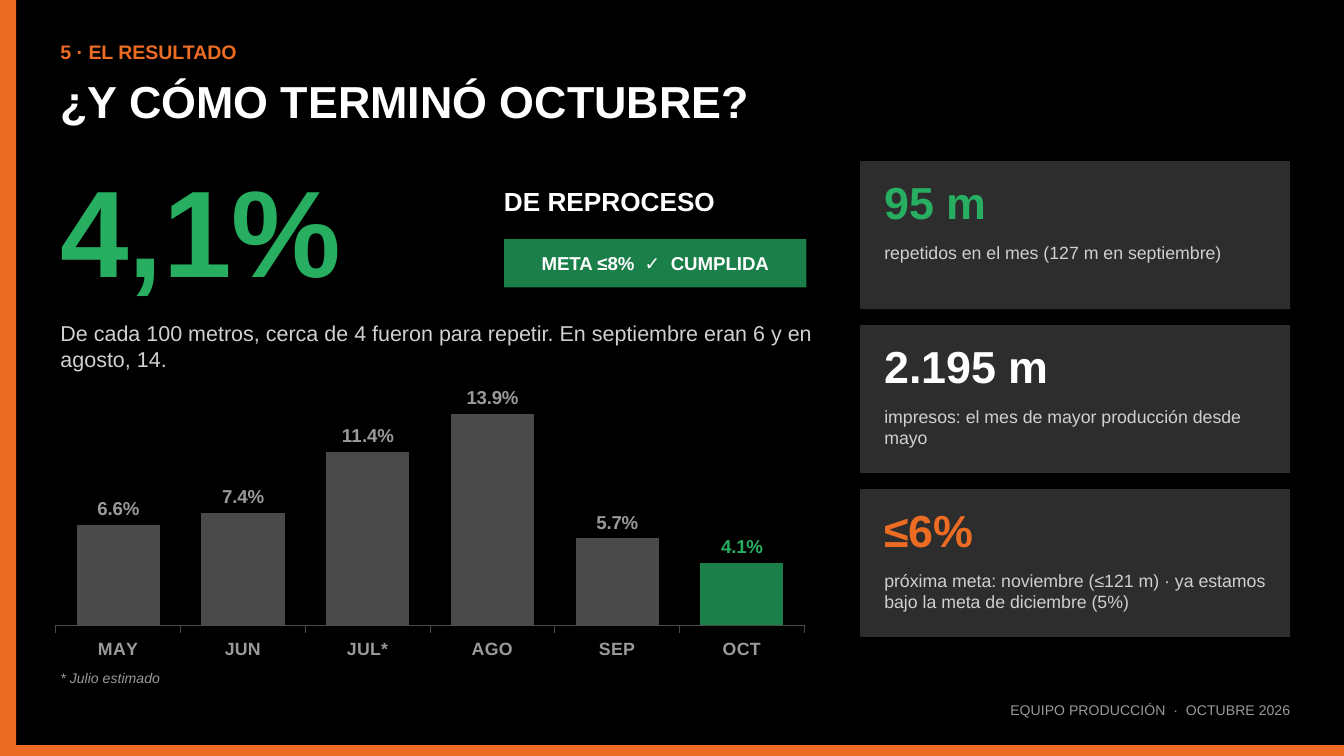
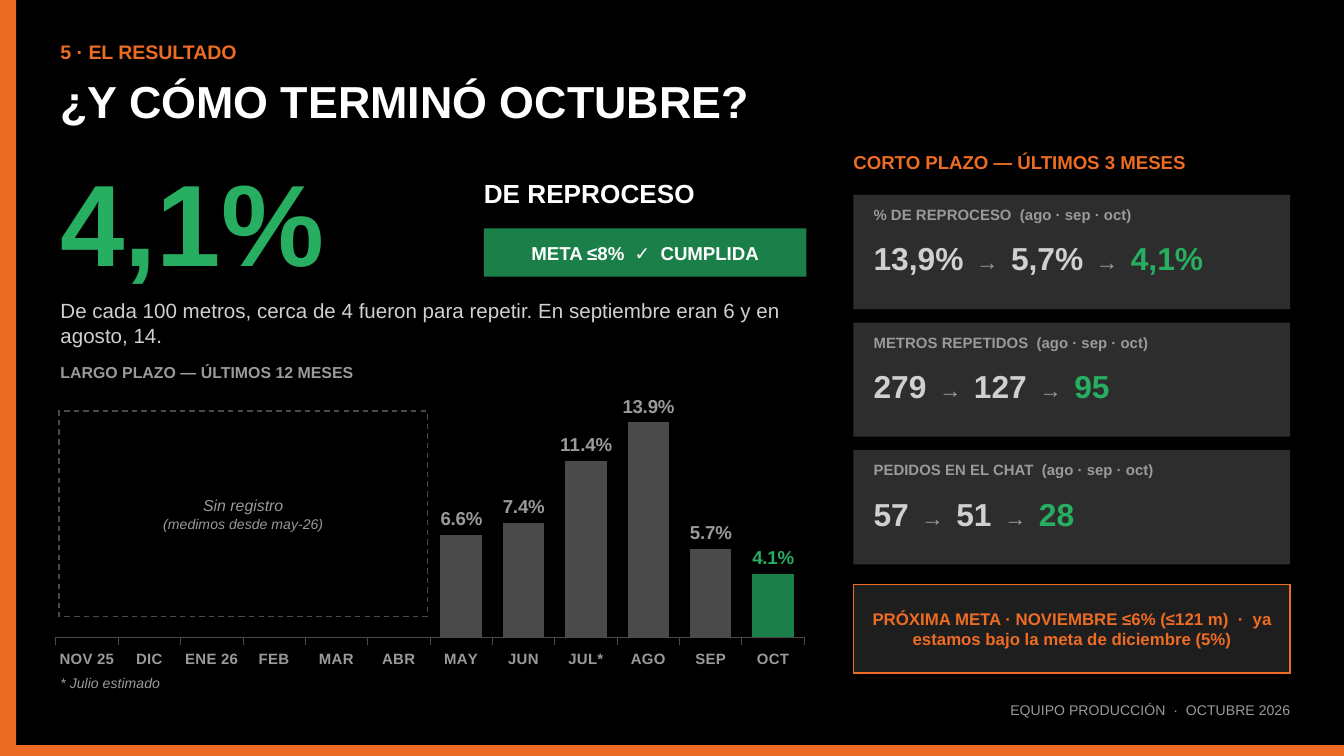
Before and after one commit to seanduarteu-cyber/PRODUCCION-PLAYMAKER, a slide deck: slide 6 of PMK_Equipo_Octubre2026.pptx. Drawn at 1344x756 pixels with LibreOffice and Linux fonts; fonts in the diff are those of the drawing. Boxes give left, top, right and bottom in pixels: in the first picture for what was removed or moved away, otherwise in the second. Text is boxed around its words. In the diff, an @@ line names an element or a change of style, - is before the commit and + after.

```diff
--- a/PMK_Equipo_Octubre2026.pptx
+++ b/PMK_Equipo_Octubre2026.pptx
@@ text "4,1%" at (x1=60, y1=185, x2=324, y2=284): size 66 to 62 pt @@
@@ text "DE REPROCESO" moved from (x1=504, y1=192, x2=715, y2=212) to (x1=484, y1=184, x2=694, y2=204) @@
@@ text at (x1=853, y1=154, x2=1185, y2=170): text changed; size 9.5 to 10 pt; text colour #D0D0D0 to #ED6C23; bold on @@
-repetidos en el mes (127 m en septiembre)
+CORTO PLAZO — ÚLTIMOS 3 MESES
@@ rectangle resized from (x1=860, y1=325, x2=1290, y2=473) to (x1=853, y1=195, x2=1290, y2=309) @@
@@ text removed at (x1=884, y1=188, x2=986, y2=220) @@
-95 m
@@ text added at (x1=891, y1=209, x2=1131, y2=223), 8 pt, text #9A9A9A, bold @@
+% DE REPROCESO (ago · sep · oct)
@@ rectangle "META ≤8% ✓ CUMPLIDA" resized from (x1=504, y1=239, x2=806, y2=288) to (x1=484, y1=228, x2=806, y2=277) @@
@@ text added at (x1=874, y1=248, x2=1203, y2=275), 17 pt, text #D0D0D0, bold @@
+13,9% → 5,7% → 4,1%
@@ text "De cada 100 metros, cerca ..." moved from (x1=60, y1=325, x2=812, y2=372) to (x1=60, y1=303, x2=779, y2=348) @@
@@ text "De cada 100 metros, cerca ..." at (x1=60, y1=303, x2=779, y2=348): size 11.5 to 11 pt @@
@@ rectangle resized from (x1=860, y1=489, x2=1290, y2=637) to (x1=853, y1=323, x2=1290, y2=437) @@
@@ text added at (x1=874, y1=337, x2=1148, y2=351), 8 pt, text #9A9A9A, bold @@
+METROS REPETIDOS (ago · sep · oct)
@@ text removed at (x1=884, y1=351, x2=1049, y2=384) @@
-2.195 m
@@ column chart at (x1=40, y1=384, x2=820, y2=673) @@
-categories: MAY, JUN, JUL*, AGO, SEP, OCT
+categories: NOV 25, DIC, ENE 26, FEB, MAR, ABR, MAY, JUN, JUL*, AGO, SEP, OCT
-Series 1: 6.6, 7.4, 11.4, 13.9, 5.7, 4.1
+Series 1: -, -, -, -, -, -, 6.6, 7.4, 11.4, 13.9, 5.7, 4.1
@@ data labels of Series 1 changed @@
@@ category axis changed @@
@@ column chart moved from (x1=40, y1=376, x2=820, y2=665) to (x1=40, y1=384, x2=820, y2=673) @@
@@ text added at (x1=60, y1=365, x2=354, y2=378), 8.5 pt, text #9A9A9A, bold @@
+LARGO PLAZO — ÚLTIMOS 12 MESES
@@ text added at (x1=874, y1=376, x2=1109, y2=399), 17 pt, text #D0D0D0, bold @@
+279 → 127 → 95
@@ rectangle added at (x1=59, y1=411, x2=427, y2=617), outline #4A4A4A 0.75 pt dashed, 7.5 pt, text #9A9A9A, italic @@
+Sin registro
+(medimos desde may-26)
@@ text removed at (x1=884, y1=410, x2=1241, y2=448) @@
-impresos: el mes de mayor producción desde mayo
@@ rectangle resized from (x1=860, y1=161, x2=1290, y2=309) to (x1=853, y1=450, x2=1290, y2=564) @@
@@ text added at (x1=874, y1=464, x2=1153, y2=478), 8 pt, text #9A9A9A, bold @@
+PEDIDOS EN EL CHAT (ago · sep · oct)
@@ text added at (x1=874, y1=504, x2=1074, y2=527), 17 pt, text #D0D0D0, bold @@
+57 → 51 → 28
@@ text removed at (x1=884, y1=515, x2=973, y2=548) @@
-≤6%
@@ rectangle "PRÓXIMA META · NOVIEMBRE ≤6% ..." resized from (x1=884, y1=574, x2=1266, y2=612) to (x1=853, y1=585, x2=1290, y2=673) @@
@@ rectangle "PRÓXIMA META · NOVIEMBRE ≤6% ..." at (x1=853, y1=585, x2=1290, y2=673): vertical alignment top to middle; fill none to #1E1E1E; outline none to #ED6C23 1 pt @@
@@ text in rectangle at (x1=873, y1=611, x2=1272, y2=649): text changed; size 9.5 to 9 pt; text colour #D0D0D0 to #ED6C23; bold on @@
-próxima meta: noviembre (≤121 m) · ya estamos bajo la meta de diciembre (5%)
+PRÓXIMA META · NOVIEMBRE ≤6% (≤121 m) · ya estamos bajo la meta de diciembre (5%)
@@ text "* Julio estimado" moved from (x1=70, y1=673, x2=160, y2=683) to (x1=70, y1=678, x2=160, y2=688) @@
```
Also in this commit, not shown: 2 other slides changed, 1 slide added, 1 slide removed, 5 other files.
